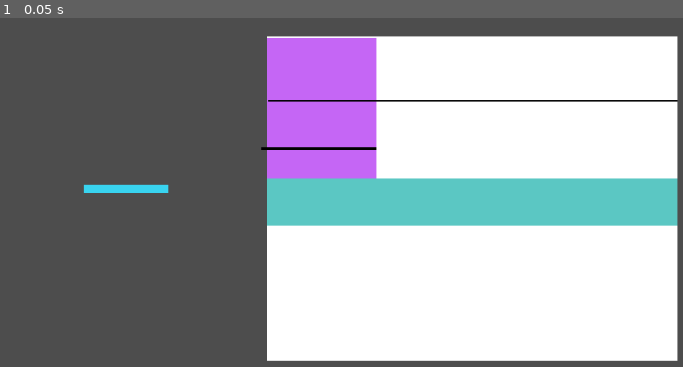
Above: before the commit, frame 1.
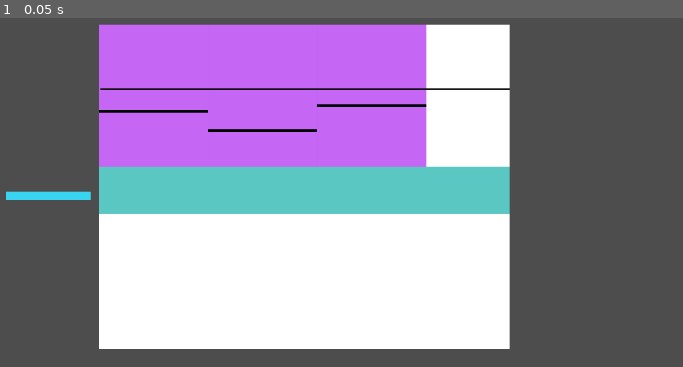
Above: after the commit, the same moment.

Repository: dbm19/key_game
Game: Godot game, scene res://gameplay_screen.tscn
The game is run twice, just before and just after one commit, with the same random seed, the same clock (stepped at 60 frames per second) and the same inputs.
Inputs:
- Up to frame 1 (0.05 s): no input

The runs differ from the first frame. In frame 1, 55% of the frame differs, in the area x 0-100%, y 1-99%.

Commit message:
Added more pins and randomizing for pin lines

Diff:
--- a/gameplay_screen.tscn
+++ b/gameplay_screen.tscn
@@ -6,7 +6,7 @@
 [node name="GameplayScreen" type="Node2D"]
 
 [node name="Key" parent="." instance=ExtResource("1_0fxmo")]
-position = Vector2(349, 300)
+position = Vector2(237, 310)
 
 [node name="Lock" parent="." instance=ExtResource("2_hos64")]
 position = Vector2(848, 313)
--- a/lock.tscn
+++ b/lock.tscn
@@ -20,12 +20,20 @@
 script = ExtResource("1_ti0pk")
 
 [node name="LockSprite" type="Sprite2D" parent="."]
-position = Vector2(-3.05176e-05, 1)
+position = Vector2(-242, -16)
 scale = Vector2(2.31235, 468.25)
 texture = SubResource("GradientTexture1D_otk1r")
 
 [node name="Pin" parent="LockSprite" instance=ExtResource("2_citan")]
-position = Vector2(-93.8441, -0.275494)
+position = Vector2(-93.8439, -0.279765)
+scale = Vector2(1, 0.00493827)
+
+[node name="Pin2" parent="LockSprite" instance=ExtResource("2_citan")]
+position = Vector2(-25.9476, -0.279765)
+scale = Vector2(1, 0.00493827)
+
+[node name="Pin3" parent="LockSprite" instance=ExtResource("2_citan")]
+position = Vector2(41.9487, -0.279765)
 scale = Vector2(1, 0.00493827)
 
 [node name="ShearLine" type="Line2D" parent="LockSprite"]
--- /dev/null
+++ b/pin.gd
@@ -0,0 +1,15 @@
+extends Node2D
+
+var pin_line
+var rng
+
+# Called when the node enters the scene tree for the first time.
+func _ready() -> void:
+	pin_line = get_node("Sprite2D/PinLine")
+	rng = RandomNumberGenerator.new()
+
+	pin_line.position.y = rng.randf_range(0.0, 0.5)
+
+# Called every frame. 'delta' is the elapsed time since the previous frame.
+func _process(delta: float) -> void:
+	pass
--- a/pin.tscn
+++ b/pin.tscn
@@ -1,4 +1,6 @@
-[gd_scene load_steps=3 format=3 uid="uid://cqmian0grcrss"]
+[gd_scene load_steps=4 format=3 uid="uid://cqmian0grcrss"]
+
+[ext_resource type="Script" path="res://pin.gd" id="1_qy1df"]
 
 [sub_resource type="Gradient" id="Gradient_16o5n"]
 colors = PackedColorArray(0.772549, 0.403922, 0.964706, 1, 0.773189, 0.400273, 0.964228, 1)
@@ -8,15 +10,16 @@
 
 [node name="Pin" type="Node2D"]
 position = Vector2(598, 294)
+script = ExtResource("1_qy1df")
 
 [node name="Sprite2D" type="Sprite2D" parent="."]
 position = Vector2(2.47955e-05, 9.53674e-06)
 scale = Vector2(0.265625, 89.0625)
 texture = SubResource("GradientTexture1D_xnefx")
 
-[node name="Line2D" type="Line2D" parent="Sprite2D"]
-position = Vector2(-6.40039, 0.297788)
-scale = Vector2(4.20572, 0.00631912)
-points = PackedVector2Array(-32, -3, 32, -3)
+[node name="PinLine" type="Line2D" parent="Sprite2D"]
+position = Vector2(3.76473, 0.460351)
+scale = Vector2(4.18613, 0.00631912)
+points = PackedVector2Array(-31.4764, -1.77686, 29.6779, -1.77686)
 width = 3.0
 default_color = Color(0, 0, 0, 1)
